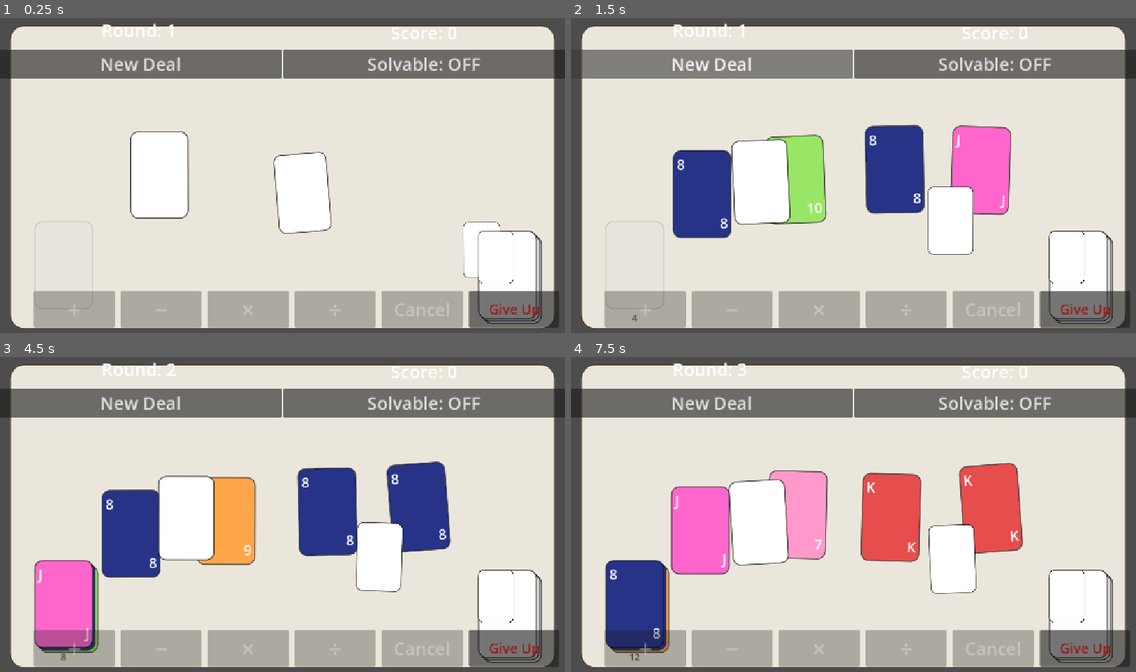
Above: before the commit, frames 1-4 (two rows, left to right).
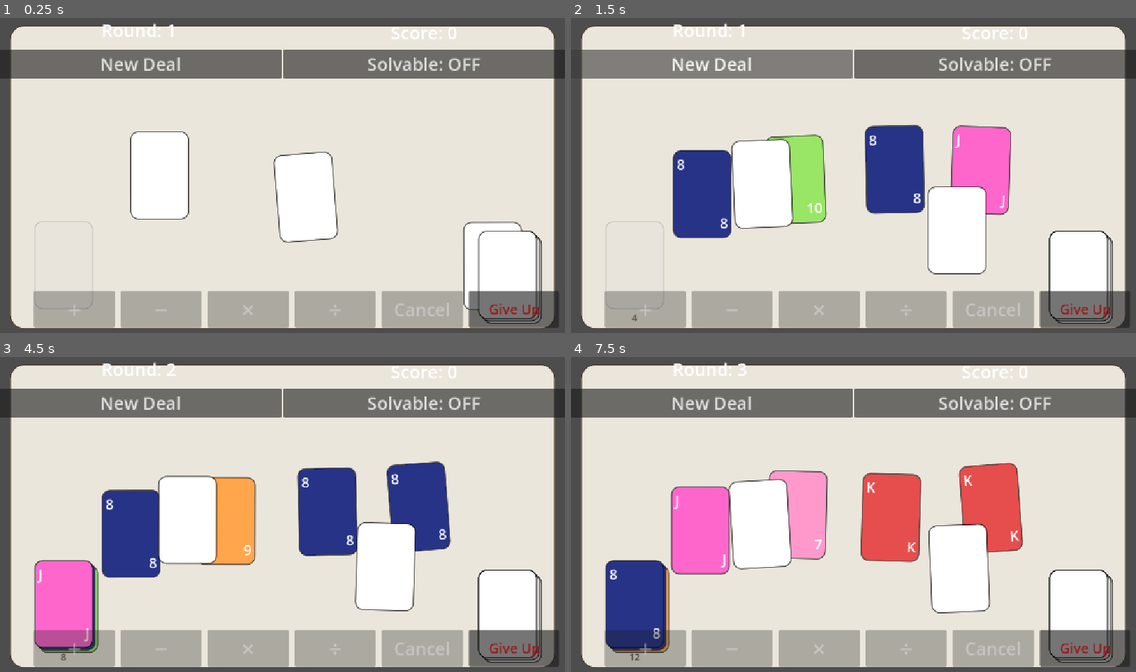
Above: after the commit, the same moments.

Repository: sky-q-xu/card-24
Game: Godot game, scene res://scenes/main.tscn
Same seed, same stepped clock (60 frames per second), same inputs: the game is played once before the commit and once after it.
Inputs:
- Up to frame 1 (0.25 s): no input
- Up to frame 2 (1.5 s): click "New Deal" at 0.5 s; click "New Deal" at 1.25 s
- Up to frame 3 (4.5 s): click "Solvable: OFF" at 2 s; click "Solvable: ON" at 2.75 s; click "Give Up" at 3.5 s; click "Next Round" at 4.25 s
- Up to frame 4 (7.5 s): click "Solvable: OFF" at 5 s; click "Solvable: ON" at 5.75 s; click "Give Up" at 6.5 s; click "Next Round" at 7.25 s

The runs differ from the first frame. In frame 1, 1.3% of the frame differs, in the area x 23-96%, y 36-93%; in frame 2, 1.7%; in frame 3, 1.7%, in the area x 27-96%, y 37-96%; in frame 4, 1.7%.

Commit message:
Spawn dealing cards at full scale to match deck visual
Cards now start at Vector2.ONE instead of 0.6 so they're the same
size as the deck panels the moment they appear. The redundant
scale-up tween in _animate_deal is removed; the flip animation and
position slide still play normally.

Co-Authored-By: Claude Sonnet 4.6 <noreply@anthropic.com>

Diff:
--- a/scripts/main.gd
+++ b/scripts/main.gd
@@ -250,7 +250,7 @@
 		c.setup(card_data[i].value, card_data[i].display, card_data[i].suit)
 		c.set_face_down()
 		c.global_position = _deck.global_position
-		c.scale = Vector2(0.6, 0.6)
+		c.scale = Vector2.ONE
 		c.input_enabled = false
 		c.freeze_mode = RigidBody2D.FREEZE_MODE_KINEMATIC
 		c.freeze = true
@@ -274,8 +274,6 @@
 	_active_deal_tweens.append(tween)
 	tween.tween_interval(index * DEAL_STAGGER)
 	tween.tween_property(card, "global_position", final_pos, DEAL_DURATION) \
-		.set_trans(Tween.TRANS_CUBIC).set_ease(Tween.EASE_OUT)
-	tween.parallel().tween_property(card, "scale", Vector2.ONE, DEAL_DURATION) \
 		.set_trans(Tween.TRANS_CUBIC).set_ease(Tween.EASE_OUT)
 	tween.parallel().tween_property(card, "rotation", final_rot, DEAL_DURATION) \
 		.set_trans(Tween.TRANS_CUBIC).set_ease(Tween.EASE_OUT)
